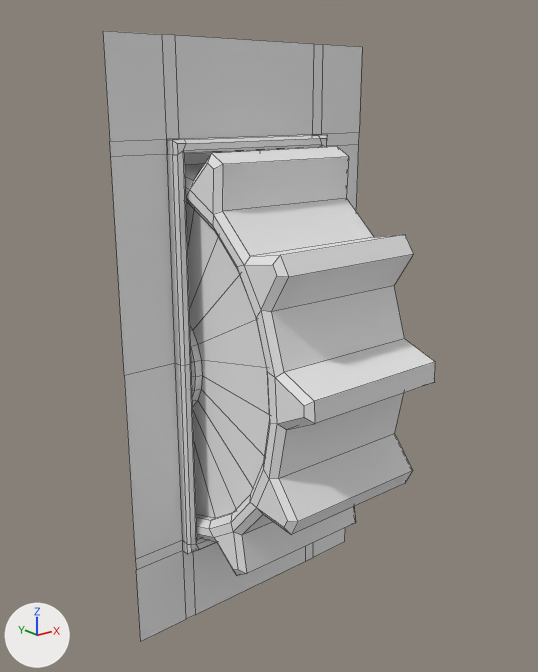
Renders of the OBJ model ManicMedia-Capstone/Assets/Art/Environment/Models/AliceModels/GiantWallGear.obj from each side of a commit.
Rendered twice from a camera (50 mm lens) standing at (-18.2, -23.9, 21.8) and looking at (-0.2, -1.5, 12.8). Arrows for +X, +Y and +Z are at lower left; the lights stay in place. Mesh edges are drawn as thin lines. Where no turn or scale is listed for an object, it has been applied to the vertices. Vertices at the same position are counted once.

The scene before the commit, as lines of its bpy script (objects in view):
```python
me_giantwallgear = bpy.data.meshes.new('GiantWallGear')
me_giantwallgear.from_pydata(...)  # 434 vertices, 386 faces; spans x -6.0..6.0, y -7.4..3.5, z 0.0..24.0
# faces by material slot: [300, 72, 14]
me_giantwallgear.materials.append(mat_initialshadinggroup)  # white #e7e7e7
me_giantwallgear.materials.append(mat_wallplane_lambert15sg)  # white #e7e7e7
me_giantwallgear.materials.append(mat_wallplane1_lambert15sg)  # white #e7e7e7
ob_giantwallgear = bpy.data.objects.new('GiantWallGear', me_giantwallgear)
ob_giantwallgear.location = (0.0, 0.0, 0.0)
```
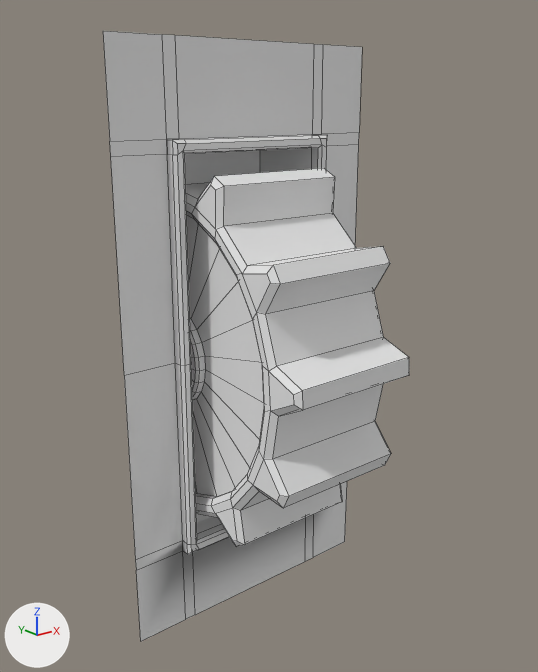
What differs and where, as boxes (x1, y1, x2, y2) in the pictures (538 x 672 px; the box of a moved part takes in the faces that stretch with it):
```json
{"object": "GiantWallGear", "change": "reshaped", "before": [103, 31, 435, 641], "after": [103, 31, 409, 641], "on screen": "8% narrower"}
{"part": 1, "of": "me_giantwallgear", "change": "moved or reshaped", "before": [185, 147, 435, 576], "after": [186, 168, 409, 547]}
{"part": 2, "of": "me_giantwallgear", "change": "moved or reshaped", "before": [103, 31, 362, 560], "after": [103, 31, 362, 560]}
```

Scene script edits in JSON lines:
```json
{"block": "me_giantwallgear", "where": "# used by ob_giantwallgear; location = (0.0, 0.0, 0.0)"}
{"op": "remove", "block": "me_giantwallgear", "code": "me_giantwallgear.from_pydata(...)  # 434 vertices, 386 faces; spans x -6.0..6.0, y -7.4..3.5, z 0.0..24.0"}
{"op": "add", "block": "me_giantwallgear", "code": "me_giantwallgear.from_pydata(...)  # 434 vertices, 386 faces; spans x -6.0..6.0, y -6.4..3.5, z 0.0..24.0"}
{"block": "me_giantwallgear", "change": "me_giantwallgear part 1: the loose piece of 334 vertices spanning x -3.2..3.2, y -7.4..2.5, z 2.1..20.1 is scaled about its middle by 0.892, then moved by (0.0, 0.4, 0.1)"}
{"block": "me_giantwallgear", "change": "me_giantwallgear part 2"}
{"block": "me_giantwallgear", "change": "37 faces are deleted"}
{"block": "me_giantwallgear", "change": "23 new faces join them, mat_wallplane_lambert15sg (white #e7e7e7)"}
{"block": "me_giantwallgear", "change": "14 new faces join them, mat_wallplane1_lambert15sg (white #e7e7e7)"}
```
